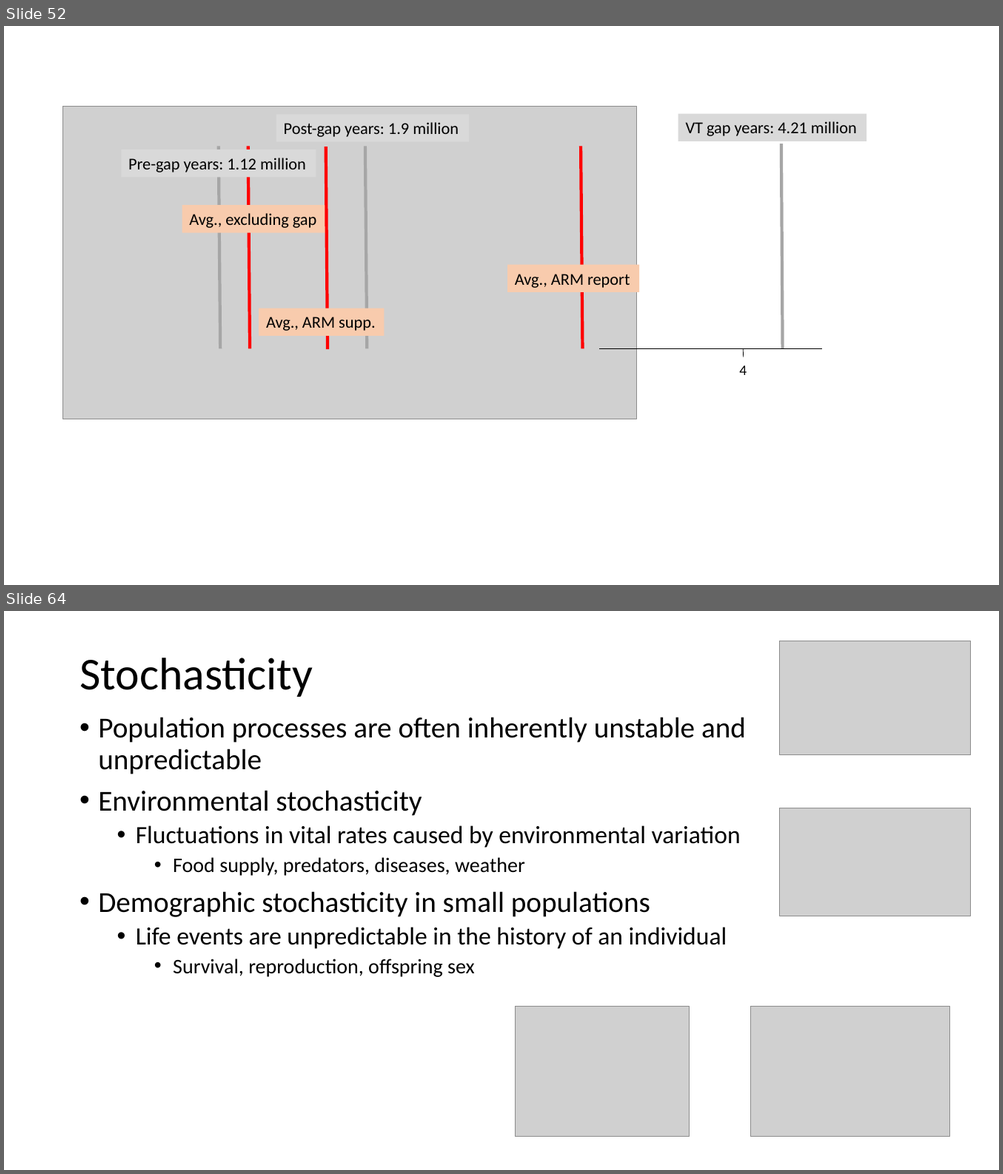
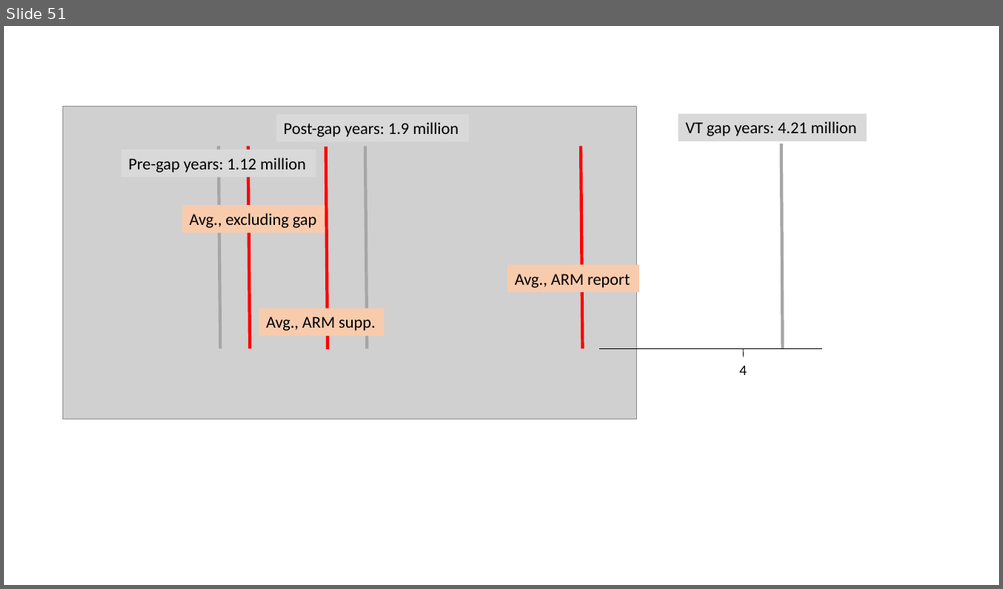
Before and after one commit to kevintshoemaker/NRES-470, a slide deck: REKN2.pptx. Shown one above the other, each under a label of ours: slides 52 and 64 before the commit, slide 51 after it; the slides between them are not shown. The pictures are 1003x1174 and 1003x589 pixels, drawn with LibreOffice and Linux fonts; fonts in the diff are those of the drawing; grey boxes stand for pictures. Boxes give left, top, right and bottom in pixels: in the first picture for what was removed or moved away, otherwise in the second. Text is boxed around its words. In the diff, an @@ line names an element or a change of style, - is before the commit and + after.

```diff
--- a/REKN2.pptx
+++ b/REKN2.pptx
@@ slide 64 removed at [4, 611, 999, 1170], background #FFFFFF @@
@@ picture removed at [780, 641, 971, 755] @@
@@ title removed at [79, 658, 313, 697] @@
-Stochasticity
@@ text removed at [98, 717, 745, 977] @@
-• Population processes are often inherently unstable and unpredictable
-• Environmental stochasticity
-  • Fluctuations in vital rates caused by environmental variation
-    • Food supply, predators, diseases, weather
-• Demographic stochasticity in small populations
-  • Life events are unpredictable in the history of an individual
-    • Survival, reproduction, offspring sex
@@ picture removed at [780, 809, 971, 916] @@
@@ picture removed at [515, 1006, 689, 1137] @@
@@ picture removed at [751, 1006, 949, 1137] @@
@@ what was slide 52 is now slide 51 @@
```
Also in this commit, not shown: 4 slides changed, 9 slides added, 28 other slides removed, 3 other files.
